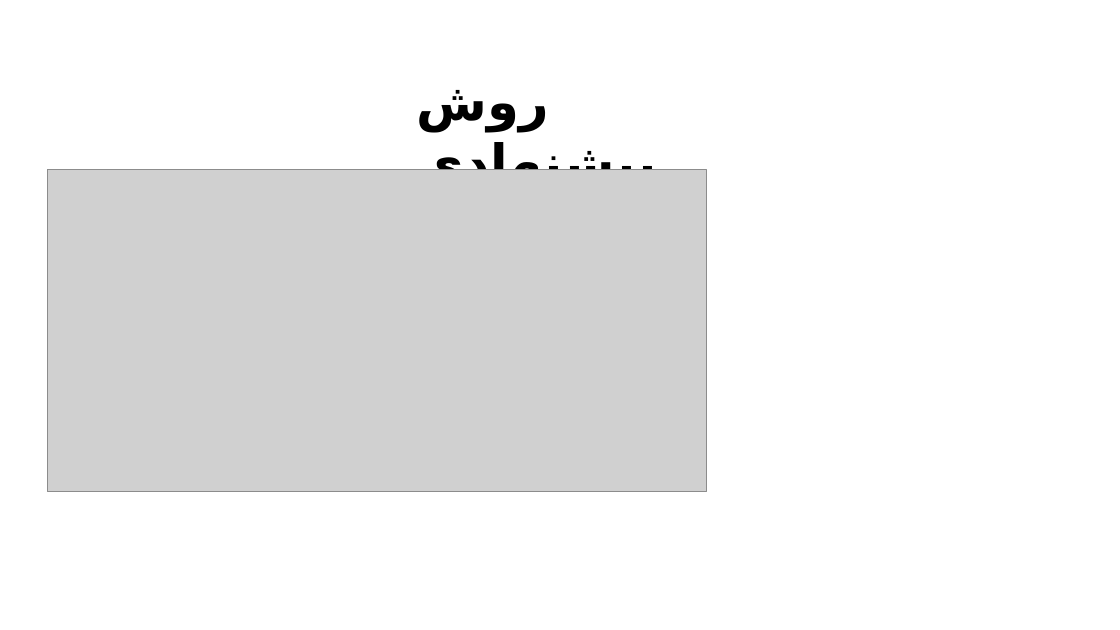
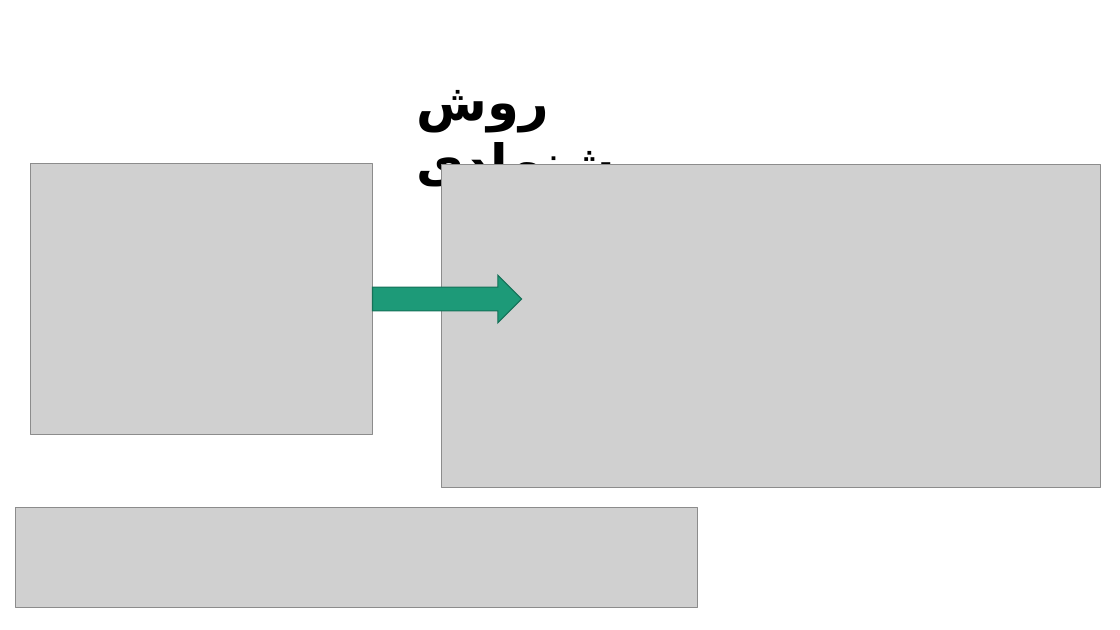
Before and after one commit to Masoud-Fatemi/Thesis-Present, a slide deck: slide 23 of present.pptx. Drawn at 1120x630 pixels with LibreOffice and Linux fonts; fonts in the diff are those of the drawing; grey boxes stand for pictures. Boxes give left, top, right and bottom in pixels: in the first picture for what was removed or moved away, otherwise in the second. Text is boxed around its words. In the diff, an @@ line names an element or a change of style, - is before the commit and + after.

```diff
--- a/present.pptx
+++ b/present.pptx
@@ picture added at [30, 164, 373, 434] @@
@@ picture: place and size @@
-picture at [47, 170, 707, 492]
+picture at [442, 165, 1102, 487]
@@ right arrow added at [372, 276, 522, 323], fill #1D9A78, outline #157259 1 pt @@
@@ picture added at [16, 507, 697, 608] @@
```
Also in this commit, not shown: 15 other slides changed, 10 slides added, 59 other files.
